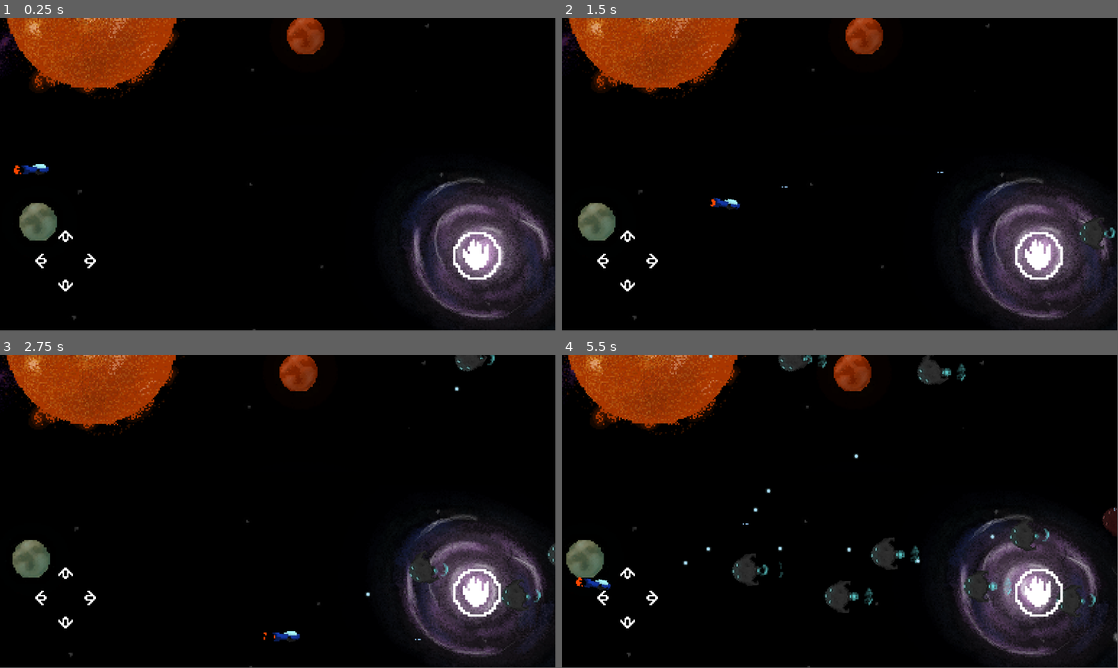
Above: before the commit, frames 1-4 (two rows, left to right).
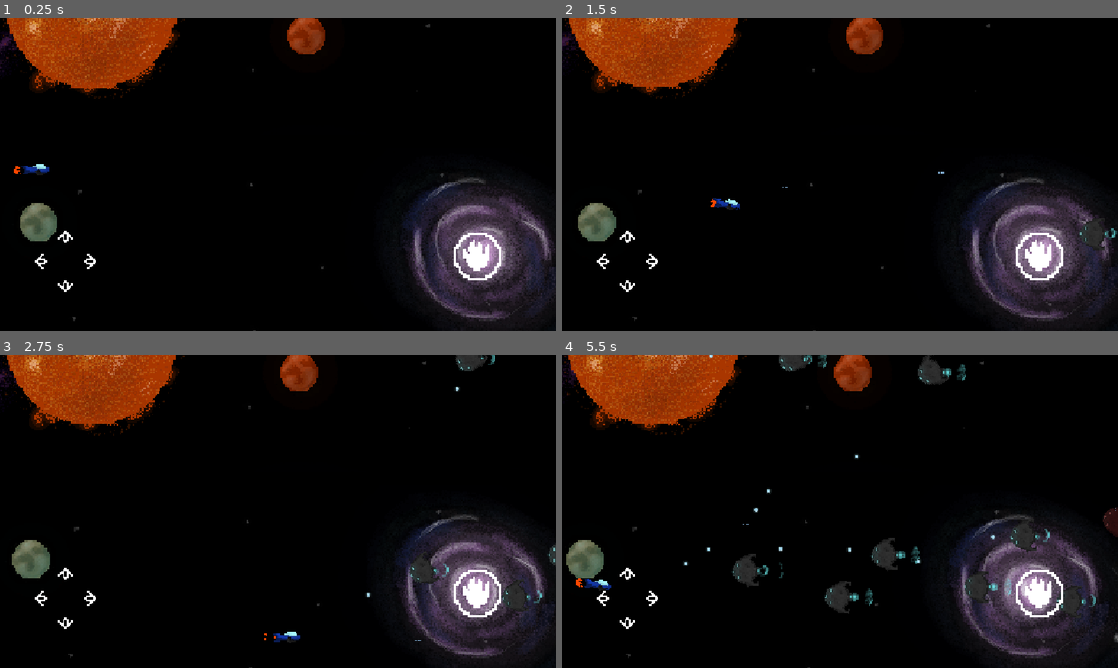
Above: after the commit, the same moments.

Repository: DumitrLeon/shot-em-up
Game: Godot game, scene res://scenes/game.tscn
Two runs of this game, one before a commit and one after it. Both use one fixed random seed, a clock stepped at 60 frames per second and the inputs below.
Inputs (mouse positions are in pixels of both pictures, inside the frame that each line leads up to):
- Up to frame 1 (0.25 s): no input
- Up to frame 2 (1.5 s): move the mouse to (962, 158) at 0.52 s; hold D (right) 0.53-1.28 s; click (962, 158) at 0.6 s; move the mouse to (728, 190) at 1.27 s; hold S (down) from 1.28 s (still down); click (728, 190) at 1.35 s
- Up to frame 3 (2.75 s): move the mouse to (333, 442) at 2.02 s; release S (down) at 2.03 s; hold D (right) from 2.03 s (still down); click (333, 442) at 2.1 s
- Up to frame 4 (5.5 s): move the mouse to (812, 574) at 2.77 s; release D (right) at 2.78 s; hold W (up) 2.78-3.53 s; click (812, 574) at 2.85 s; move the mouse to (1006, 558) at 3.52 s; hold A (left) 3.53-5.03 s; click (1006, 558) at 3.6 s; move the mouse to (673, 464) at 4.27 s; click (673, 464) at 4.35 s; move the mouse to (867, 511) at 5.02 s; hold S (down) from 5.03 s (still down); click (867, 511) at 5.1 s
In our replay, the window is 799x449 before the commit and 800x450 after it. These sizes can differ from the game's own. Grey fills any space a smaller window leaves; there, only what the larger window draws over its background counts as a difference.

The runs differ from the first frame. In frame 1, 1.8% of the frame differs, in the area x 0-100%, y 0-100%; in frame 2, 1.6%; in frame 3, 1.8%; in frame 4, 2.2%.

Commit message:
CAMERA FIX

Diff:
--- a/project.godot
+++ b/project.godot
@@ -14,6 +14,12 @@
 run/main_scene="uid://dgxs5tp2mxqwy"
 config/features=PackedStringArray("4.5", "Forward Plus")
 config/icon="res://icon.svg"
+
+[display]
+
+window/size/mode=3
+window/size/initial_position_type=0
+window/stretch/mode="canvas_items"
 
 [global_group]
 
Not shown, added: index.apple-touch-icon.png.import
Not shown, added: index.icon.png.import
Not shown, added: index.png.import
